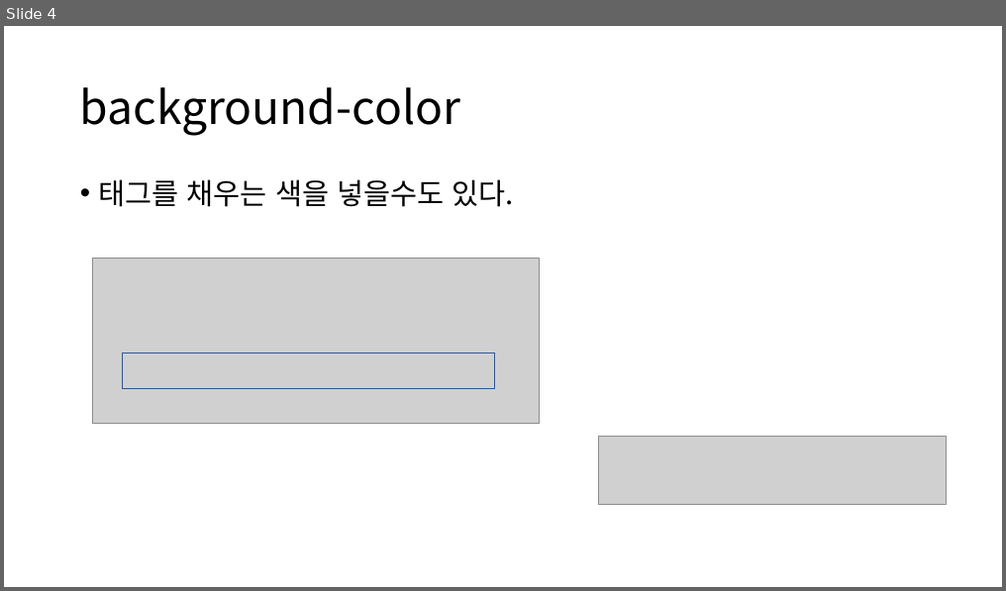
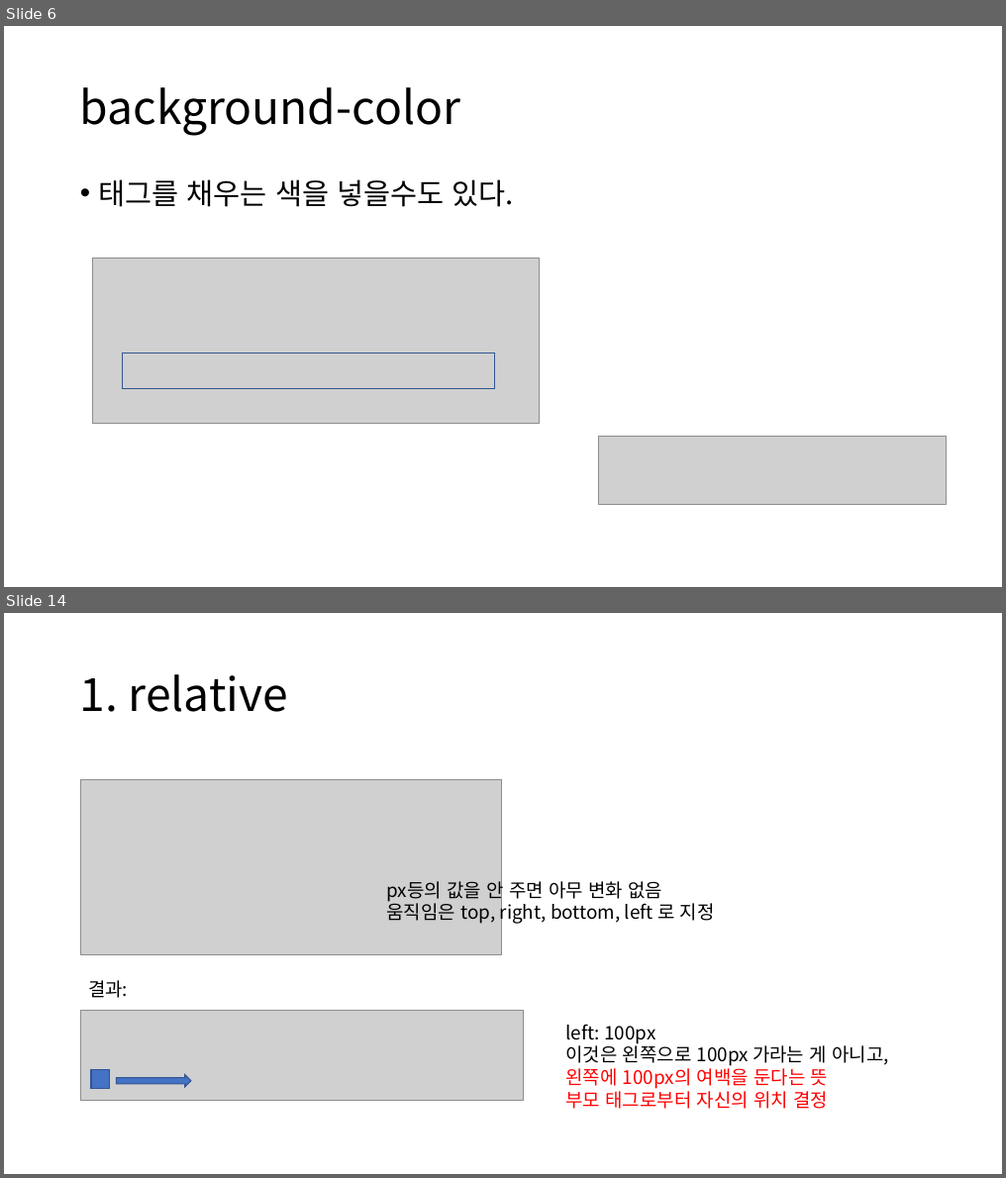
Before and after one commit to GNUCSAssistants/2021webprogramming, a slide deck: 수업/4. CSS(2)/PPT/4. CSS(2).pptx. Shown one above the other, each under a label of ours: slide 4 before the commit, slides 6 and 14 after it; the slides between them are not shown. The pictures are 1006x591 and 1006x1178 pixels, drawn with LibreOffice and Linux fonts; fonts in the diff are those of the drawing; grey boxes stand for pictures. Boxes give left, top, right and bottom in pixels: in the first picture for what was removed or moved away, otherwise in the second. Text is boxed around its words. In the diff, an @@ line names an element or a change of style, - is before the commit and + after.

```diff
--- a/수업/4. CSS(2)/PPT/4. CSS(2).pptx
+++ b/수업/4. CSS(2)/PPT/4. CSS(2).pptx
@@ slide 14 added at box(4, 613, 1002, 1174), background #FFFFFF @@
@@ title added at box(80, 674, 288, 712), 44 pt, text #000000 @@
+1. relative
@@ picture added at box(80, 780, 502, 956) @@
@@ text added at box(387, 877, 715, 925), 18 pt, text #000000 @@
+px등의 값을 안 주면 아무 변화 없음
+움직임은 top, right, bottom, left 로 지정
@@ text added at box(88, 980, 128, 998), 18 pt, text #000000 @@
+결과:
@@ picture added at box(81, 1011, 524, 1100) @@
@@ text added at box(565, 1024, 888, 1109), 18 pt, text #000000 @@
+left: 100px
+이것은 왼쪽으로 100px 가라는 게 아니고,
+왼쪽에 100px의 여백을 둔다는 뜻
+부모 태그로부터 자신의 위치 결정
@@ rectangle added at box(91, 1069, 110, 1088), fill #4472C4, outline #325491 1 pt @@
@@ right arrow added at box(116, 1075, 191, 1087), fill #4472C4, outline #325491 1 pt @@
@@ what was slide 4 is now slide 6 @@
```
Also in this commit, not shown: 21 other slides added, 3 other files.
